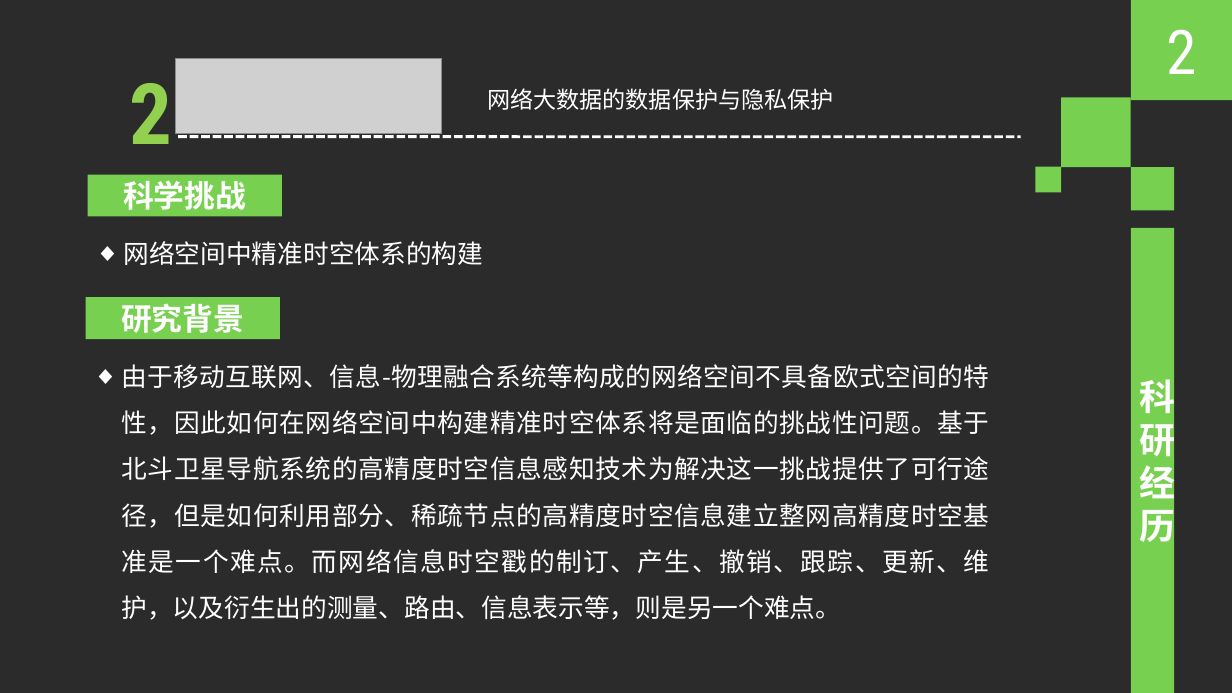
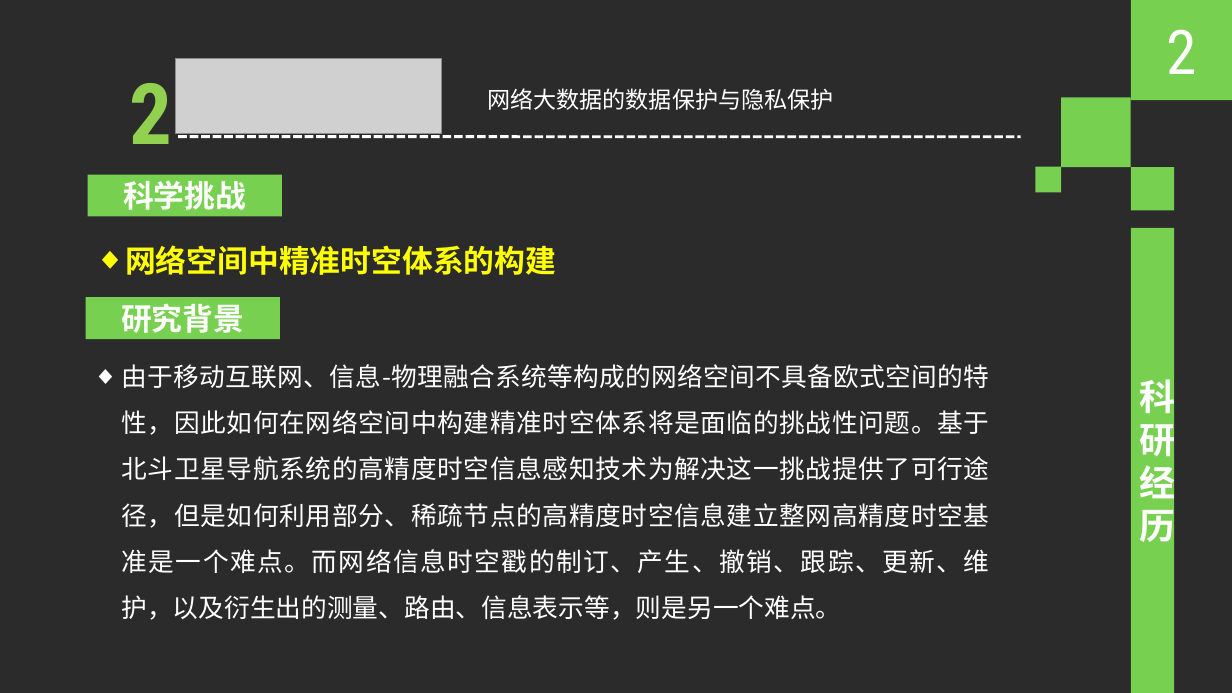
Before and after one commit to henryzhao/graduate, a slide deck: slide 7 of 赵玉琦2018年博士复试专家组考核答辩.pptx (slide 5 before the commit). Drawn at 1232x693 pixels with LibreOffice and Linux fonts; fonts in the diff are those of the drawing; grey boxes stand for pictures; background and template pictures are left out; a plain dark background stands for a picture behind light text. Boxes give left, top, right and bottom in pixels: in the first picture for what was removed or moved away, otherwise in the second. Text is boxed around its words. In the diff, an @@ line names an element or a change of style, - is before the commit and + after.

```diff
--- a/赵玉琦2018年博士复试专家组考核答辩.pptx
+++ b/赵玉琦2018年博士复试专家组考核答辩.pptx
@@ text "网络空间中精准时空体系的构建" at box(125, 245, 556, 275): size 20 to 24 pt, text colour #FFFFFF to #FFFF00, bold on @@
```
Also in this commit, not shown: 7 other slides changed, 2 slides added, 1 other file.
